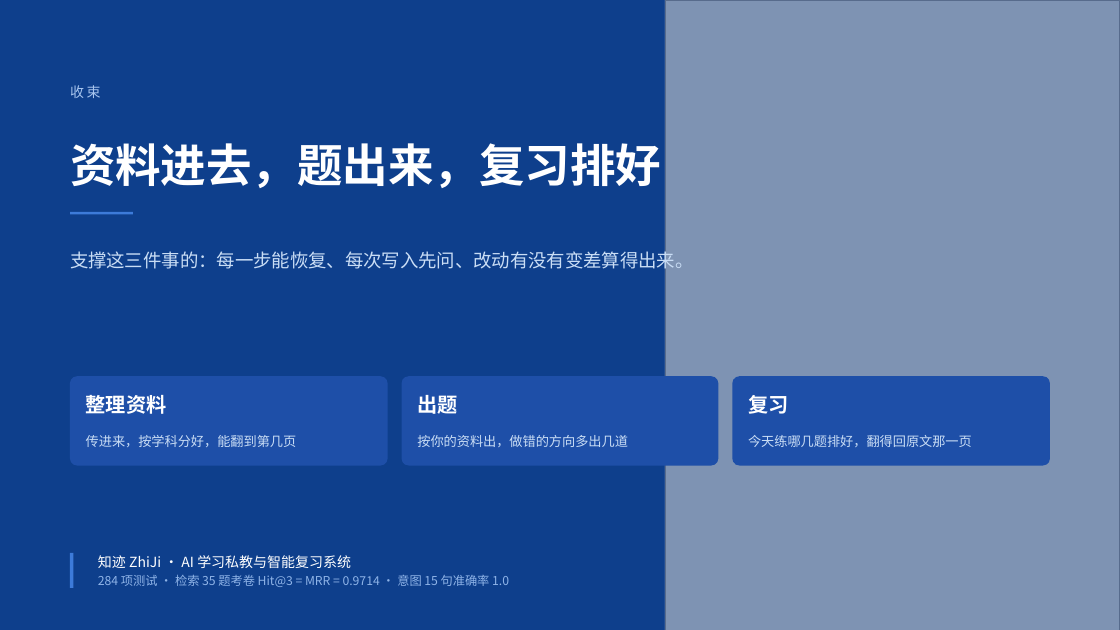
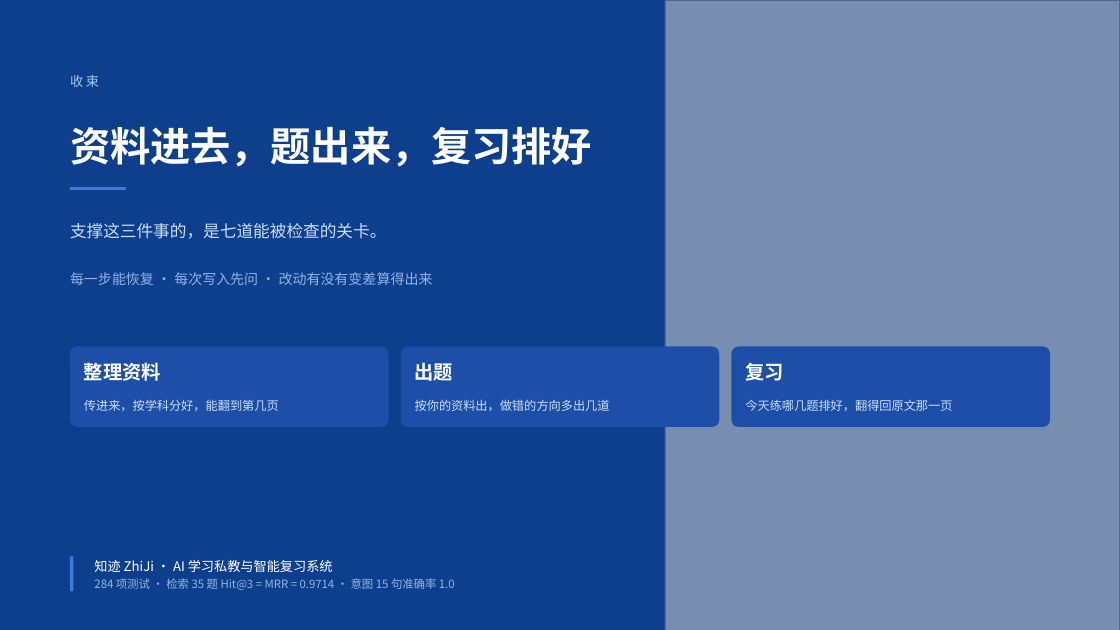
Before and after one commit to Baicaicn23/StudyGraph, a slide deck: slide 16 of docs/作品集/参赛/知迹答辩/知迹答辩.pptx. Drawn at 1120x630 pixels with LibreOffice and Linux fonts; fonts in the diff are those of the drawing; grey boxes stand for pictures. Boxes give left, top, right and bottom in pixels: in the first picture for what was removed or moved away, otherwise in the second. Text is boxed around its words. In the diff, an @@ line names an element or a change of style, - is before the commit and + after.

```diff
--- a/docs/作品集/参赛/知迹答辩/知迹答辩.pptx
+++ b/docs/作品集/参赛/知迹答辩/知迹答辩.pptx
@@ rectangle at (665, 0, 1120, 630): fill #0E3F8C at 42% opacity to #0E3F8C at 45% opacity @@
@@ text "收束": place and size @@
-text "收束" at (70, 85, 101, 98)
+text "收束" at (70, 75, 99, 87)
@@ text "收束" at (70, 75, 99, 87): size 12 to 11.2 pt @@
@@ text "资料进去，题出来，复习排好": place and size @@
-text "资料进去，题出来，复习排好" at (70, 143, 661, 188)
+text "资料进去，题出来，复习排好" at (70, 126, 592, 167)
@@ text "资料进去，题出来，复习排好" at (70, 126, 592, 167): size 39 to 34.5 pt @@
@@ rectangle: place and size @@
-rectangle at (70, 212, 133, 214)
+rectangle at (70, 187, 126, 190)
@@ text added at (70, 223, 387, 239), 14.2 pt, text #C9DDF5 @@
+支撑这三件事的，是七道能被检查的关卡。
@@ text at (70, 272, 433, 285): text changed; size 15.8 to 12 pt; text colour #C9DDF5 to #8FB4E8 @@
-支撑这三件事的：每一步能恢复、每次写入先问、改动有没有变差算得出来。
+每一步能恢复 · 每次写入先问 · 改动有没有变差算得出来
@@ rounded rectangle: place and size @@
-rounded rectangle at (70, 376, 387, 465)
+rounded rectangle at (70, 346, 388, 427)
@@ proportions changed in 3 elements at (732, 346, 1050, 427), (70, 346, 388, 427), (401, 346, 719, 427) @@
@@ rounded rectangle: place and size @@
-rounded rectangle at (402, 376, 718, 465)
+rounded rectangle at (401, 346, 719, 427)
@@ rounded rectangle: place and size @@
-rounded rectangle at (733, 376, 1050, 465)
+rounded rectangle at (732, 346, 1050, 427)
@@ text "整理资料": place and size @@
-text "整理资料" at (86, 395, 167, 414)
+text "整理资料" at (84, 362, 161, 381)
@@ size 17.2 to 16.5 pt in 3 elements at (745, 363, 783, 381), (84, 362, 161, 381), (415, 362, 453, 381) @@
@@ text "出题": place and size @@
-text "出题" at (417, 395, 457, 414)
+text "出题" at (415, 362, 453, 381)
@@ text "复习": place and size @@
-text "复习" at (748, 395, 788, 414)
+text "复习" at (745, 363, 783, 381)
@@ text "传进来，按学科分好，能翻到第几页": place and size @@
-text "传进来，按学科分好，能翻到第几页" at (86, 435, 297, 447)
+text "传进来，按学科分好，能翻到第几页" at (84, 399, 279, 411)
@@ size 11.2 to 10.5 pt; line spacing 1.65 to 1.6 in 3 elements at (84, 399, 279, 411), (745, 400, 952, 411), (415, 400, 610, 411) @@
@@ text "按你的资料出，做错的方向多出几道": place and size @@
-text "按你的资料出，做错的方向多出几道" at (417, 435, 628, 447)
+text "按你的资料出，做错的方向多出几道" at (415, 400, 610, 411)
@@ text "今天练哪几题排好，翻得回原文那一页": place and size @@
-text "今天练哪几题排好，翻得回原文那一页" at (748, 435, 972, 447)
+text "今天练哪几题排好，翻得回原文那一页" at (745, 400, 952, 411)
@@ rectangle: place and size @@
-rectangle at (70, 553, 73, 588)
+rectangle at (70, 556, 73, 592)
@@ text "知迹 ZhiJi · AI 学习私教与智能复习系统" at (94, 560, 333, 572): size 12 to 11.2 pt @@
@@ text at (94, 578, 455, 590): text changed; size 10.5 to 9.8 pt @@
-284 项测试 · 检索 35 题考卷 Hit@3 = MRR = 0.9714 · 意图 15 句准确率 1.0
+284 项测试 · 检索 35 题 Hit@3 = MRR = 0.9714 · 意图 15 句准确率 1.0
```
Also in this commit, not shown: 8 other slides changed, 6 slides added, 6 slides removed, 36 other files.
